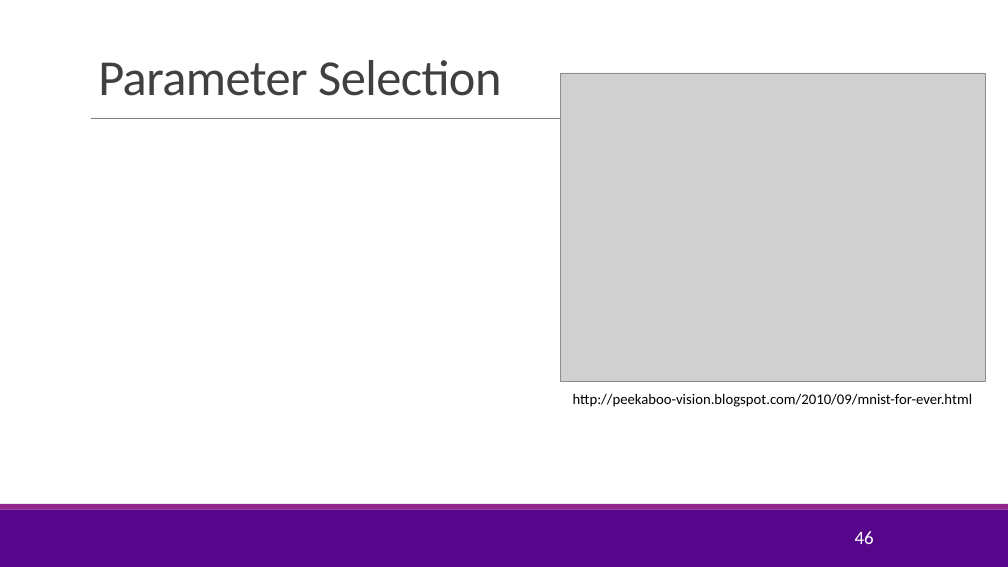
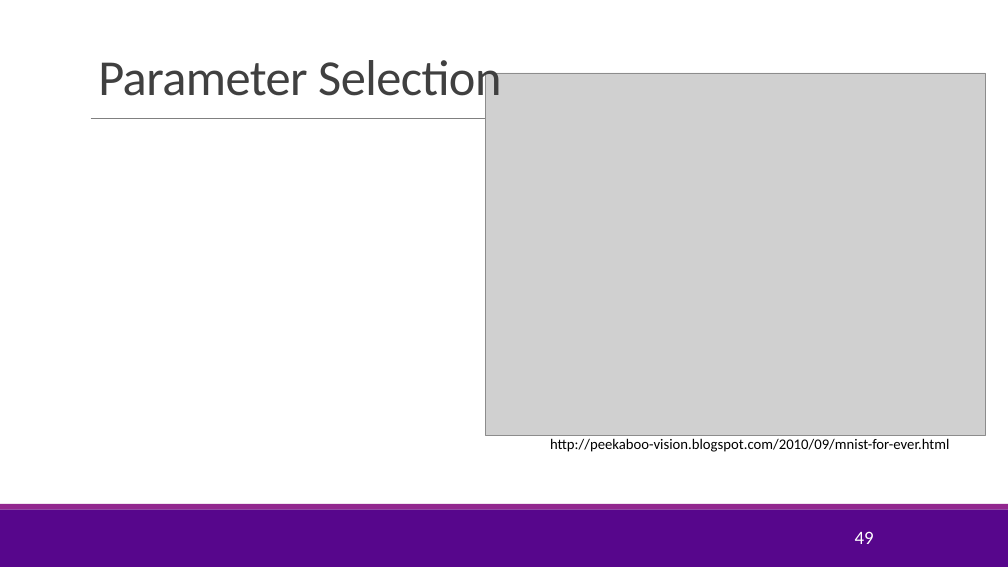
Before and after one commit to joshzzl/introml, a slide deck: slide 49 of lectures/Lect08_SVM.pptx (slide 46 before the commit). Drawn at 1008x567 pixels with LibreOffice and Linux fonts; fonts in the diff are those of the drawing; grey boxes stand for pictures; background and template pictures are left out. Boxes give left, top, right and bottom in pixels: in the first picture for what was removed or moved away, otherwise in the second. Text is boxed around its words. In the diff, an @@ line names an element or a change of style, - is before the commit and + after.

```diff
--- a/lectures/Lect08_SVM.pptx
+++ b/lectures/Lect08_SVM.pptx
@@ picture: place and size @@
-picture at <box>560,73,986,381</box>
+picture at <box>485,73,985,435</box>
@@ text "http://peekaboo-vision.blogspot.com/2010/09/mnist-for-ever.h ...": place and size @@
-text "http://peekaboo-vision.blogspot.com/2010/09/mnist-for-ever.h ..." at <box>573,393,972,407</box>
+text "http://peekaboo-vision.blogspot.com/2010/09/mnist-for-ever.h ..." at <box>550,438,949,452</box>
@@ page number at <box>855,531,874,544</box>: text changed @@
-46
+49
```
Also in this commit, not shown: 11 other slides changed, 4 slides added, 2 other files.
